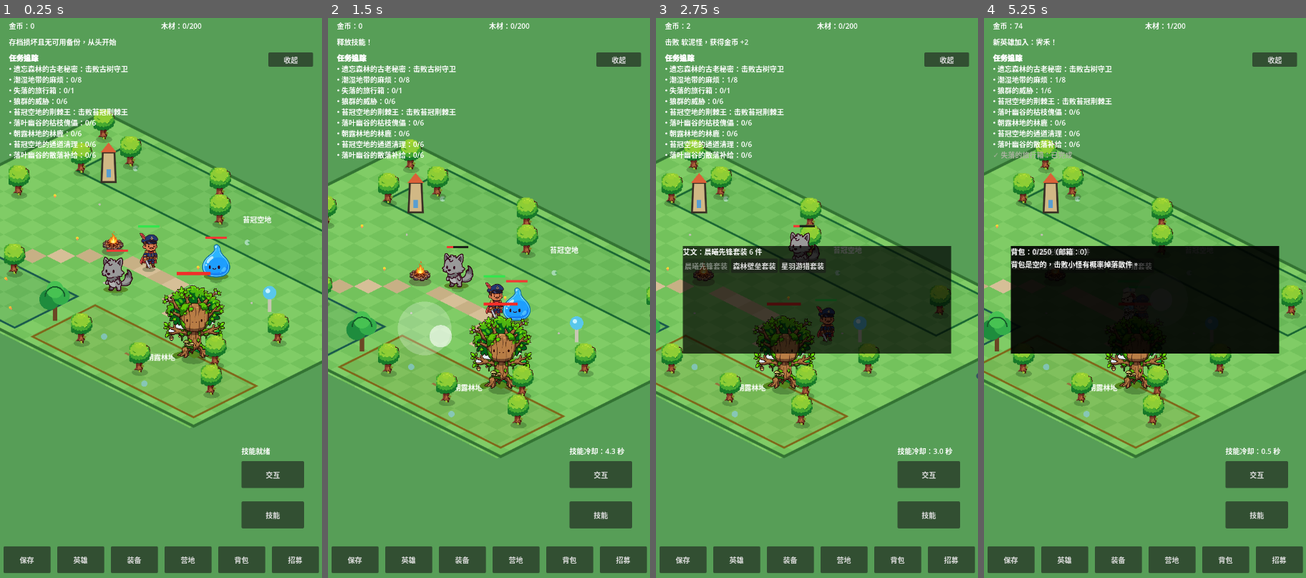
Above: before the commit, frames 1-4 (left to right).
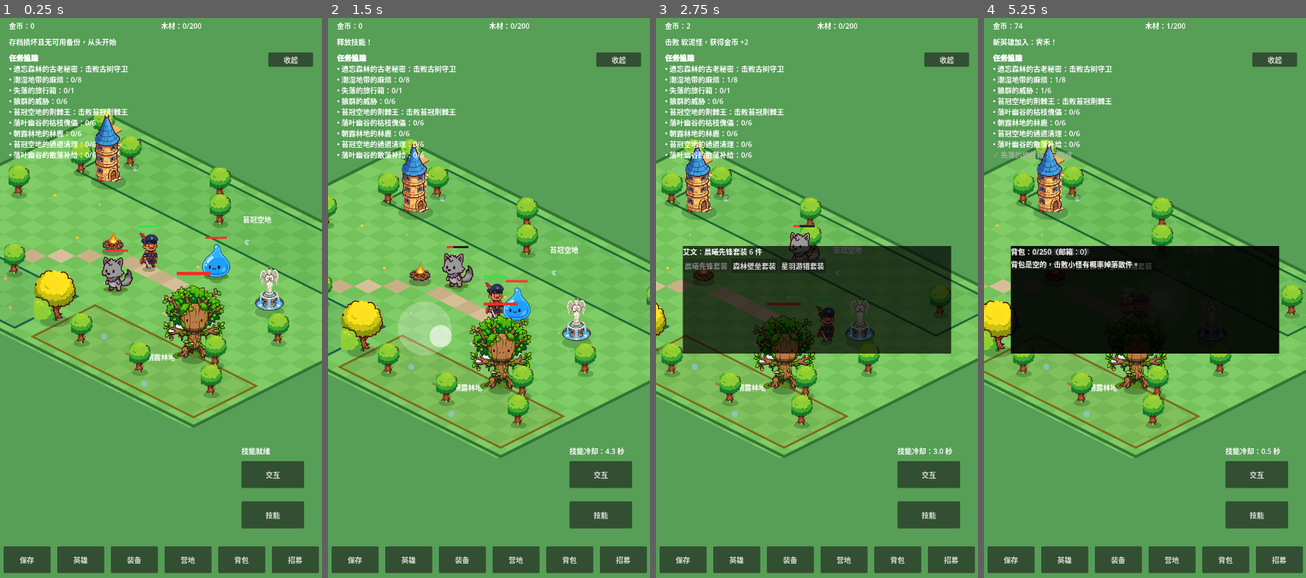
Above: after the commit, the same moments.

Repository: oneyi53/game
Game: Godot game, scene res://scenes/main.tscn
Same seed, same stepped clock (60 frames per second), same inputs: the game is played once before the commit and once after it.
Inputs (mouse positions are in pixels of both pictures, inside the frame that each line leads up to):
- Up to frame 1 (0.25 s): no input
- Up to frame 2 (1.5 s): tap Enter at 0.5 s; move the mouse to (559, 270) at 0.52 s; hold Right (ui_right) 0.53-1.25 s; tap E at 0.6 s; click (559, 270) at 0.67 s; tap Space at 0.77 s; drag from (424, 326) to (598, 410) at 1.27 s
- Up to frame 3 (2.75 s): move the mouse to (849, 174) at 2.02 s; hold Right (ui_right) from 2.03 s (still down); tap Q at 2.1 s
- Up to frame 4 (5.25 s): release Right (ui_right) at 2.75 s; drag from (1128, 415) to (1048, 214) at 2.77 s; move the mouse to (1241, 387) at 3.52 s; hold Left (ui_left) 3.53-4.25 s; tap B at 3.6 s; tap Space at 3.77 s; drag from (1048, 214) to (1222, 410) at 4.27 s; move the mouse to (1161, 298) at 5.02 s; hold Down (ui_down) from 5.03 s (still down); tap E at 5.1 s; click (1161, 298) at 5.17 s

The runs differ from the first frame. In frame 1, 2.4% of the frame differs, in the area x 10-89%, y 17-56%; in frame 2, 2.4%; in frame 3, 1.3%; in frame 4, 1.7%.

Commit message:
Replace fixed landmarks with Muse scene sprites

Diff:
--- a/scripts/core/landmark_visual.gd
+++ b/scripts/core/landmark_visual.gd
@@ -2,6 +2,12 @@
 extends Node2D
 
 const WorldProjectionScript = preload("res://scripts/core/world_projection.gd")
+const LANDMARK_TEXTURES := {
+    "tower": preload("res://assets/art-v1/sprites/scene/tower.png"),
+    "fountain": preload("res://assets/art-v1/sprites/scene/fountain.png"),
+    "tree_cluster": preload("res://assets/art-v1/sprites/scene/tree_yellow.png")
+}
+const LANDMARK_HEIGHTS := {"tower": 180.0, "fountain": 150.0, "tree_cluster": 150.0}
 
 var landmark_kind: String = "tower"
 
@@ -12,26 +18,14 @@
     queue_redraw()
 
 func _draw() -> void:
-    draw_set_transform(WorldProjectionScript.world_to_screen(global_position) - global_position)
-    # Every landmark is anchored at its ground contact point. Silhouettes
-    # remain upright and are depth-sorted with heroes and monsters.
-    match landmark_kind:
-        "tower":
-            draw_colored_polygon(PackedVector2Array([Vector2(-16.0, 0.0), Vector2(-13.0, -66.0), Vector2(13.0, -66.0), Vector2(16.0, 0.0)]), Color(0.82, 0.72, 0.52))
-            draw_polyline(PackedVector2Array([Vector2(-16.0, 0.0), Vector2(-13.0, -66.0), Vector2(13.0, -66.0), Vector2(16.0, 0.0), Vector2(-16.0, 0.0)]), Color(0.22, 0.18, 0.14), 3.0, true)
-            draw_colored_polygon(PackedVector2Array([Vector2(-18.0, -66.0), Vector2(0.0, -88.0), Vector2(18.0, -66.0)]), Color(0.86, 0.38, 0.22))
-            draw_rect(Rect2(-5.0, -28.0, 10.0, 18.0), Color(0.35, 0.62, 0.82))
-        "fountain":
-            draw_set_transform(Vector2.ZERO, 0.0, Vector2(1.0, 0.42))
-            draw_circle(Vector2.ZERO, 28.0, Color(0.55, 0.72, 0.78))
-            draw_arc(Vector2.ZERO, 28.0, 0.0, TAU, 32, Color(0.22, 0.32, 0.38), 4.0, true)
-            draw_set_transform(WorldProjectionScript.world_to_screen(global_position) - global_position)
-            draw_rect(Rect2(-4.0, -38.0, 8.0, 38.0), Color(0.78, 0.78, 0.7))
-            draw_circle(Vector2.ZERO + Vector2(0.0, -43.0), 15.0, Color(0.35, 0.78, 0.92))
-            draw_circle(Vector2(-4.0, -47.0), 5.0, Color(0.78, 0.96, 1.0))
-        "tree_cluster":
-            draw_rect(Rect2(-5.0, -42.0, 10.0, 42.0), Color(0.42, 0.27, 0.14))
-            draw_circle(Vector2(-12.0, -48.0), 23.0, Color(0.12, 0.55, 0.24))
-            draw_circle(Vector2(13.0, -56.0), 20.0, Color(0.2, 0.68, 0.29))
-            draw_circle(Vector2(0.0, -70.0), 19.0, Color(0.28, 0.76, 0.32))
-            draw_arc(Vector2(0.0, -54.0), 22.0, PI, TAU, 20, Color(0.08, 0.35, 0.16), 3.0)
+    var offset: Vector2 = WorldProjectionScript.world_to_screen(global_position) - global_position
+    var texture: Texture2D = LANDMARK_TEXTURES.get(landmark_kind)
+    if texture == null:
+        return
+    var display_height: float = float(LANDMARK_HEIGHTS.get(landmark_kind, 120.0))
+    draw_set_transform(offset, 0.0, Vector2(1.0, 0.42))
+    draw_circle(Vector2.ZERO, display_height * 0.22, Color(0.05, 0.18, 0.05, 0.25))
+    draw_set_transform(offset)
+    var display_width: float = display_height
+    var top: float = display_height * 480.0 / 512.0
+    draw_texture_rect(texture, Rect2(-display_width * 0.5, -top, display_width, display_height), false)
